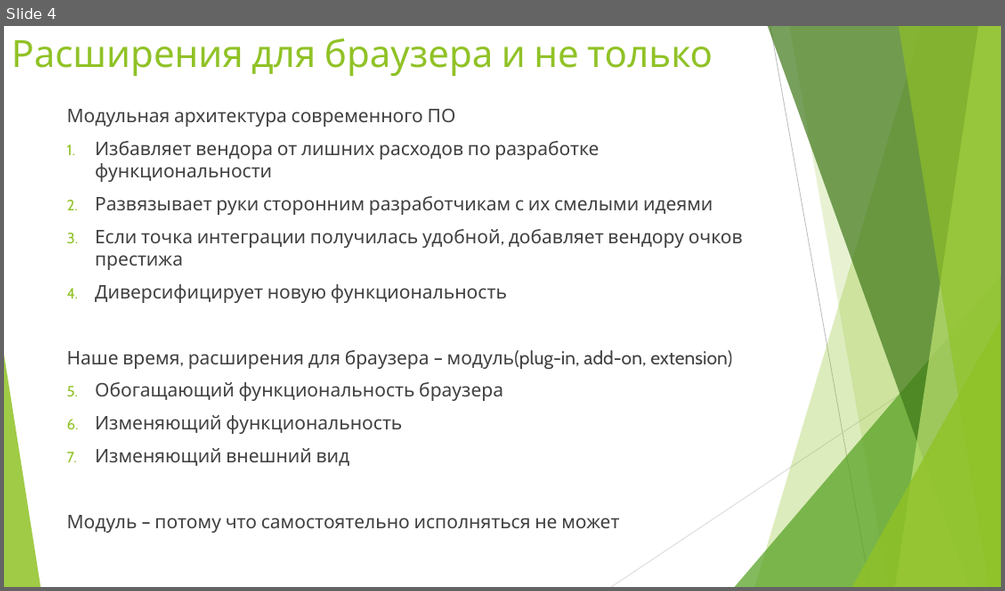
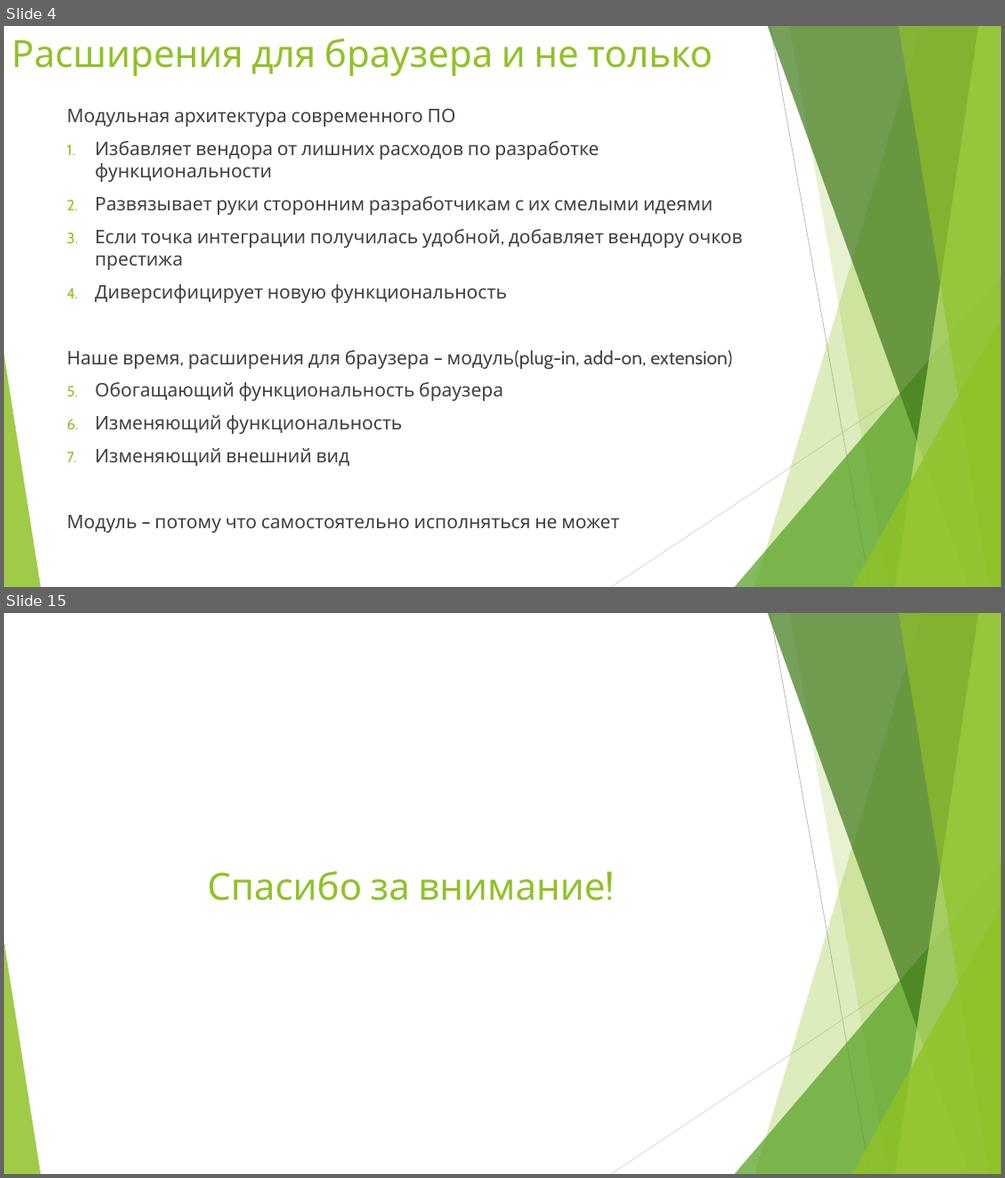
Before and after one commit to croacker/croc-extension-report, a slide deck: report/Presentation.pptx. Shown one above the other, each under a label of ours: slide 4 before the commit, slides 4 and 15 after it; the slides between them are not shown. The pictures are 1005x591 and 1005x1178 pixels, drawn with LibreOffice and Linux fonts; fonts in the diff are those of the drawing. Boxes give left, top, right and bottom in pixels: in the first picture for what was removed or moved away, otherwise in the second. Text is boxed around its words. In the diff, an @@ line names an element or a change of style, - is before the commit and + after.

```diff
--- a/report/Presentation.pptx
+++ b/report/Presentation.pptx
@@ slide 15 added at (4, 613, 1001, 1174), background #FFFFFF; not listed: 10 template elements that a slide beside it also shows @@
@@ title added at (207, 871, 605, 900), 36 pt, text #90C226 @@
+Спасибо за внимание!
```
Also in this commit, not shown: 1 slide changed, 9 other slides added.
